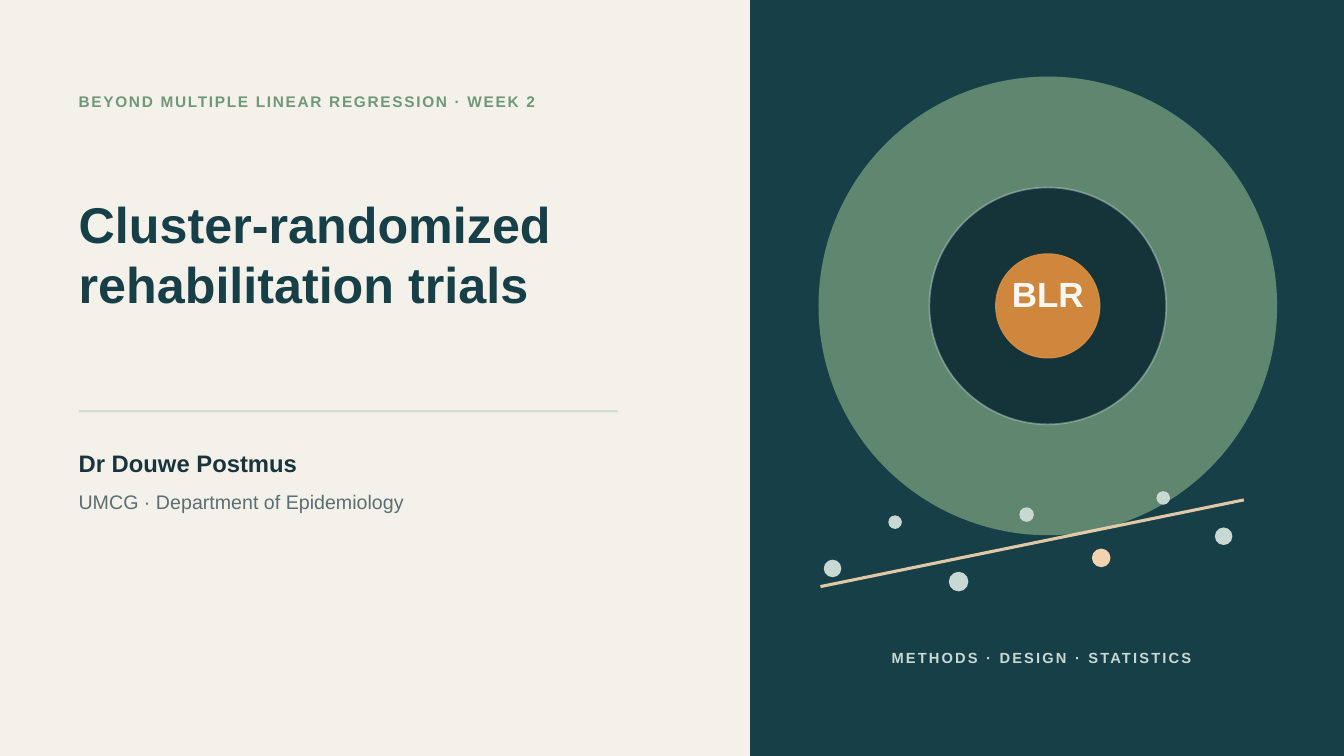
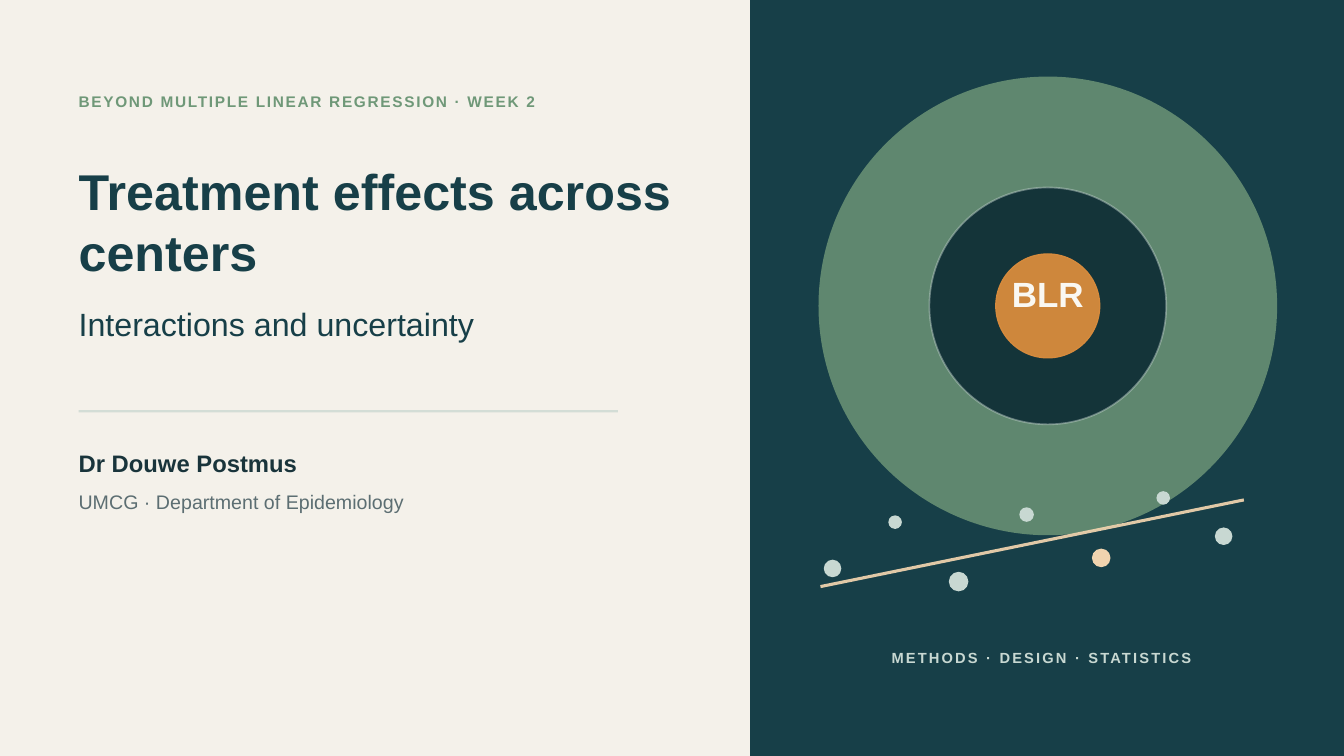
Before and after one commit to Postmus/BeyondMLR, a slide deck: slide 1 of lectures_2627/week2/Beyond_MLR_Week_2.pptx. Drawn at 1344x756 pixels with LibreOffice and Linux fonts; fonts in the diff are those of the drawing. Boxes give left, top, right and bottom in pixels: in the first picture for what was removed or moved away, otherwise in the second. Text is boxed around its words. In the diff, an @@ line names an element or a change of style, - is before the commit and + after.

Commit message:
Develop Week 2 lecture on treatment interactions and uncertainty

```diff
--- a/lectures_2627/week2/Beyond_MLR_Week_2.pptx
+++ b/lectures_2627/week2/Beyond_MLR_Week_2.pptx
@@ text at (79,173,671,272): text changed @@
-Cluster-randomized rehabilitation trials
+Treatment effects across centers
@@ text added at (79,312,474,342), 23 pt, text #173F48 @@
+Interactions and uncertainty
```
Also in this commit, not shown: 25 slides added, 8 slides removed, 53 other files.
